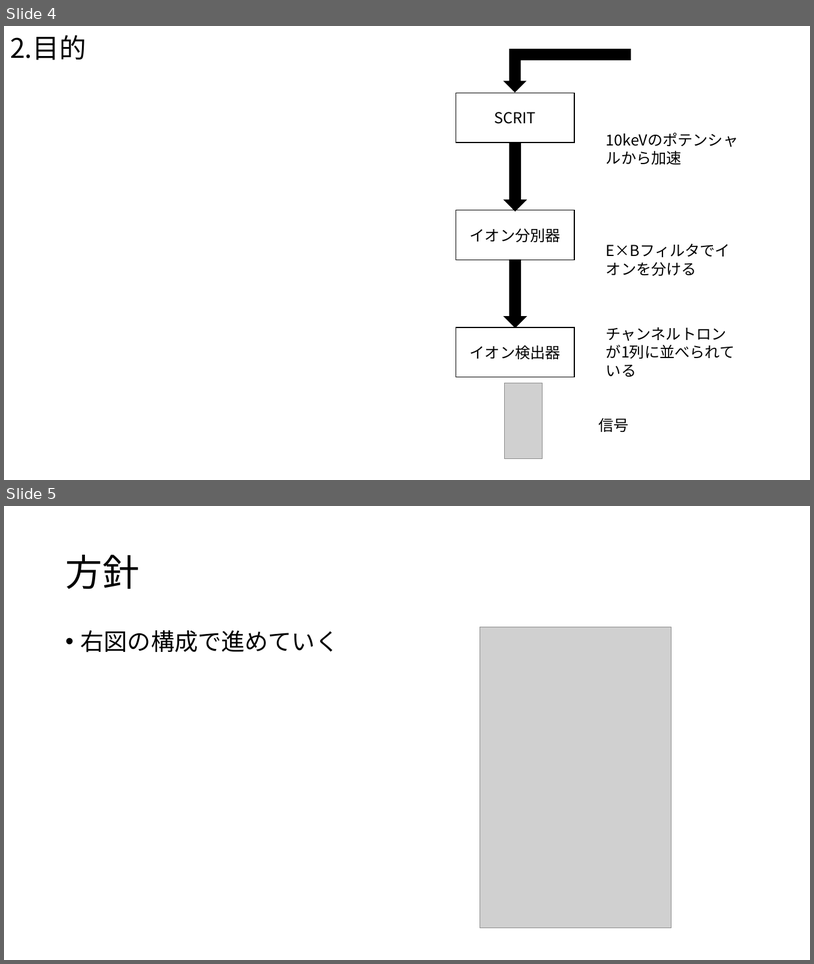
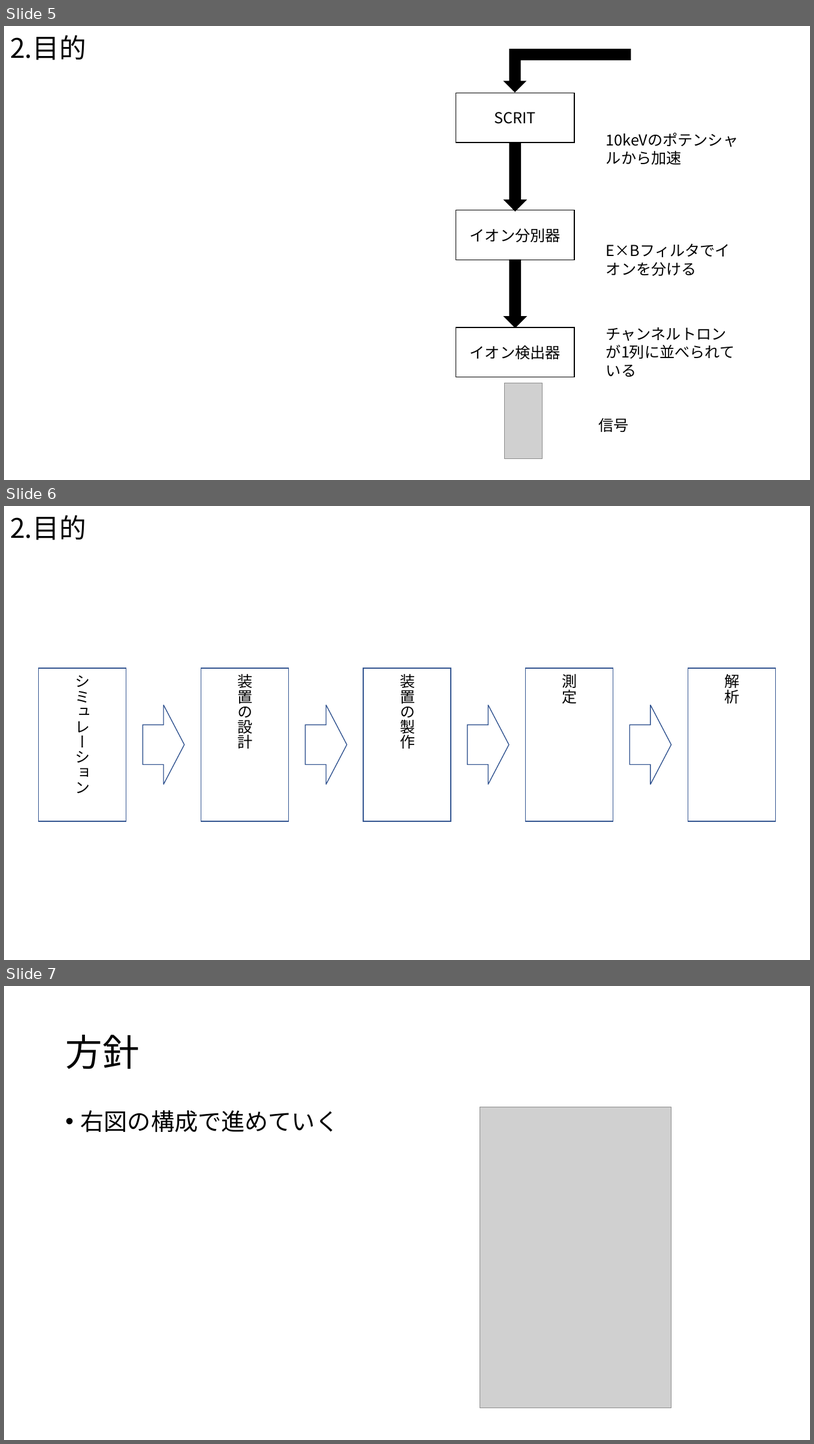
Before and after one commit to Takeuchi-yuya/Ksimulation, a slide deck: docs/中間発表.pptx. Shown one above the other, each under a label of ours: slides 4 and 5 before the commit, slides 5, 6 and 7 after it. The pictures are 814x964 and 814x1444 pixels, drawn with LibreOffice and Linux fonts; fonts in the diff are those of the drawing; grey boxes stand for pictures. Boxes give left, top, right and bottom in pixels: in the first picture for what was removed or moved away, otherwise in the second. Text is boxed around its words. In the diff, an @@ line names an element or a change of style, - is before the commit and + after.

```diff
--- a/docs/中間発表.pptx
+++ b/docs/中間発表.pptx
@@ slide 6 added at (4, 506, 810, 960), background #FFFFFF @@
@@ title added at (10, 515, 86, 540), 32 pt, text #000000 @@
+2.目的
@@ rectangle added at (38, 668, 126, 821), outline #325491 1 pt, 18 pt, text #000000 @@
+シミュレーション
@@ rectangle added at (201, 668, 289, 821), outline #325491 1 pt, 18 pt, text #000000 @@
+装置の設計
@@ rectangle added at (363, 668, 451, 821), outline #325491 1 pt, 18 pt, text #000000 @@
+装置の製作
@@ rectangle added at (526, 668, 614, 821), outline #325491 1 pt, 18 pt, text #000000 @@
+測定
@@ rectangle added at (688, 668, 776, 821), outline #325491 1 pt, 18 pt, text #000000 @@
+解析
@@ right arrow added at (143, 705, 185, 784), outline #325491 1 pt @@
@@ right arrow added at (305, 705, 347, 784), outline #325491 1 pt @@
@@ right arrow added at (468, 705, 510, 784), outline #325491 1 pt @@
@@ right arrow added at (630, 705, 672, 784), outline #325491 1 pt @@
@@ what was slide 4 is now slide 5 @@
@@ what was slide 5 is now slide 7 @@
```
Also in this commit, not shown: 6 slides changed, 3 other slides added, 3 slides removed, 1 other file.
